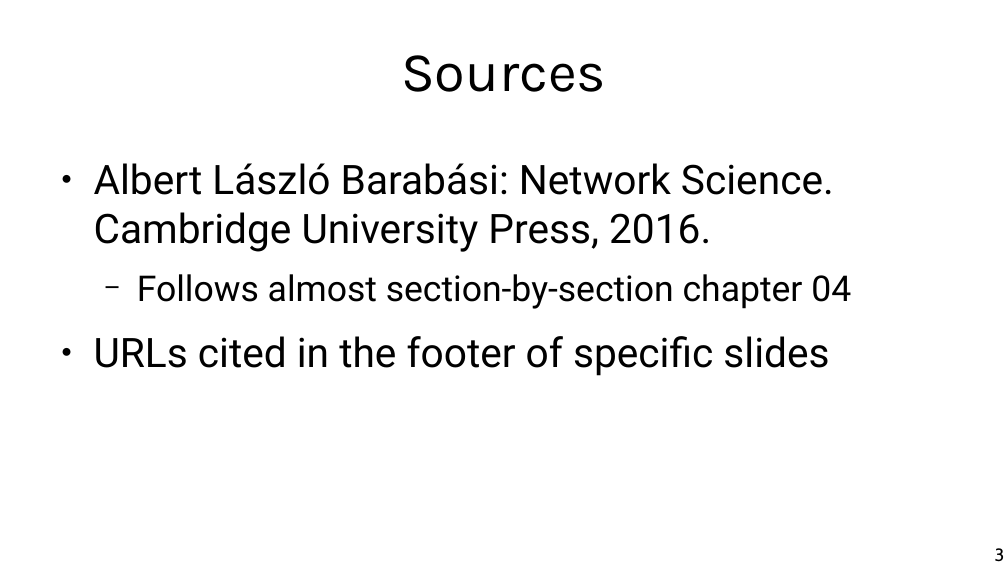
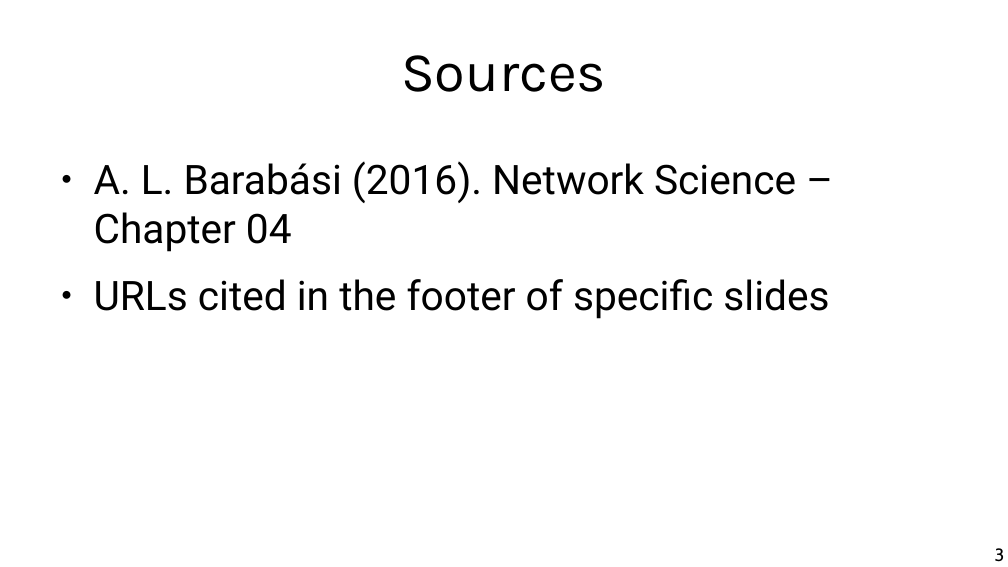
Before and after one commit to chatox/networks-science-course, a slide deck: slide 3 of theory/odp/tt15-distances_scale_free_nets.odp. Drawn at 1008x567 pixels with LibreOffice and Linux fonts; fonts in the diff are those of the drawing. Boxes give left, top, right and bottom in pixels: in the first picture for what was removed or moved away, otherwise in the second. Text is boxed around its words. In the diff, an @@ line names an element or a change of style, - is before the commit and + after.

```diff
--- a/theory/odp/tt15-distances_scale_free_nets.odp
+++ b/theory/odp/tt15-distances_scale_free_nets.odp
@@ text at bbox=[94, 161, 796, 252]: text changed @@
-● Albert László Barabási: Network Science. Cambridge University Press, 2016.
-  − Follows almost section-by-section chapter 04
+● A. L. Barabási (2016). Network Science – Chapter 04
```
Also in this commit, not shown: 2 other slides changed, 7 other files.
